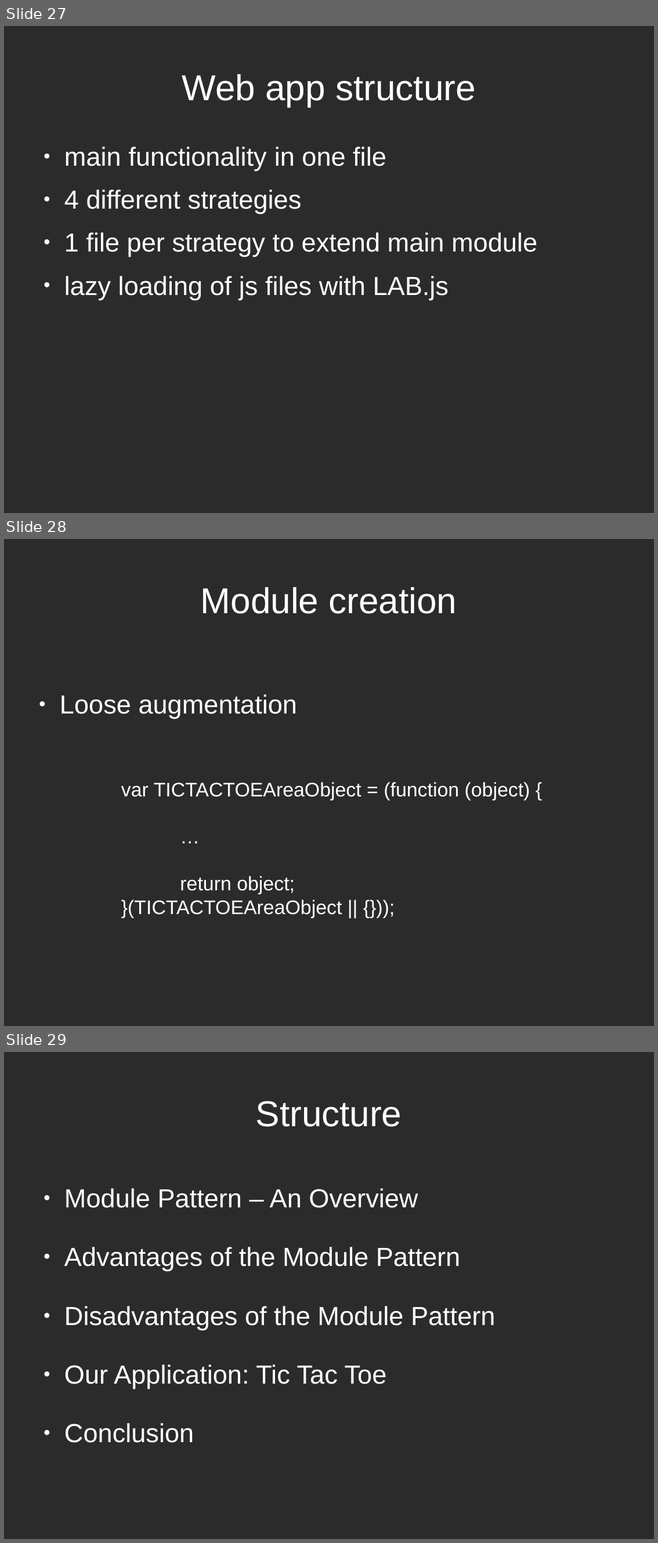
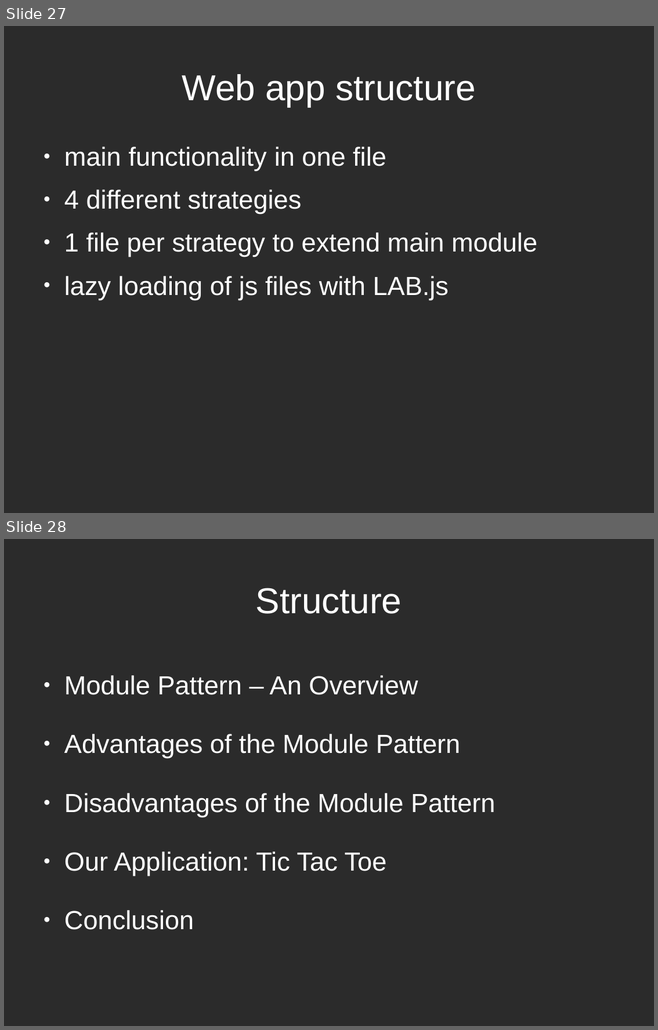
Before and after one commit to sattler/javascript-seminar-2015, a slide deck: presentation/Presentation.odp. Shown one above the other, each under a label of ours: slides 27, 28 and 29 before the commit, slides 27 and 28 after it. The pictures are 658x1543 and 658x1030 pixels, drawn with LibreOffice and Linux fonts; fonts in the diff are those of the drawing; background and template pictures are left out; a plain dark background stands for a picture behind light text. Boxes give left, top, right and bottom in pixels: in the first picture for what was removed or moved away, otherwise in the second. Text is boxed around its words. In the diff, an @@ line names an element or a change of style, - is before the commit and + after.

```diff
--- a/presentation/Presentation.odp
+++ b/presentation/Presentation.odp
@@ slide 28 removed at (x1=4, y1=539, x2=654, y2=1026), background picture (left out) @@
@@ title removed at (x1=201, y1=587, x2=457, y2=614) @@
-Module creation
@@ text removed at (x1=60, y1=694, x2=297, y2=718) @@
-● Loose augmentation
@@ text removed at (x1=121, y1=782, x2=530, y2=918) @@
-var TICTACTOEAreaObject = (function (object) {
-…
-return object;
-}(TICTACTOEAreaObject || {}));
@@ what was slide 29 is now slide 28 @@
```
Also in this commit, not shown: 1 slide changed, 1 slide added, 1 other slide removed, 9 other files.
